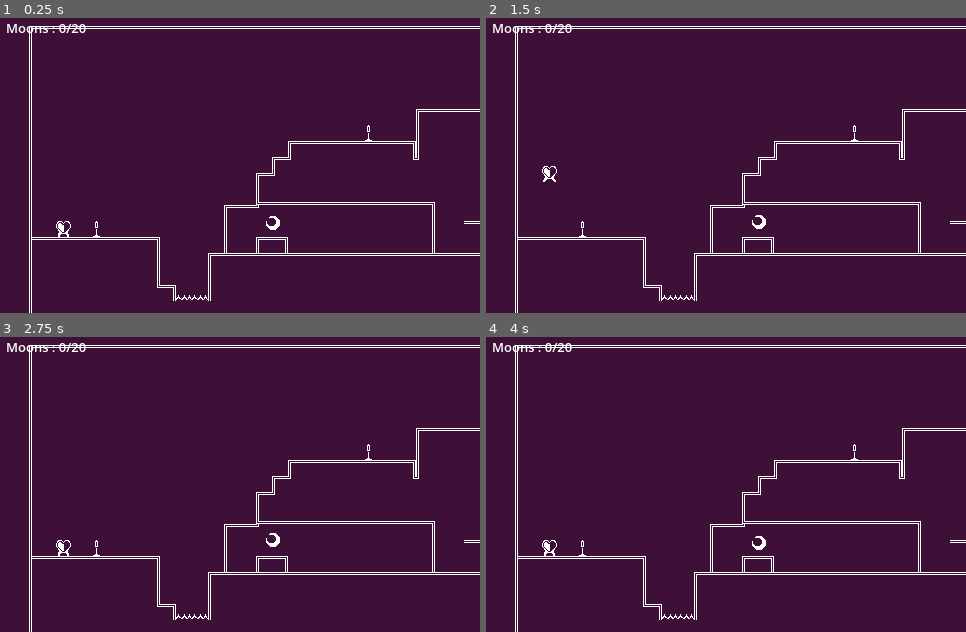
Above: before the commit, frames 1-4 (two rows, left to right).
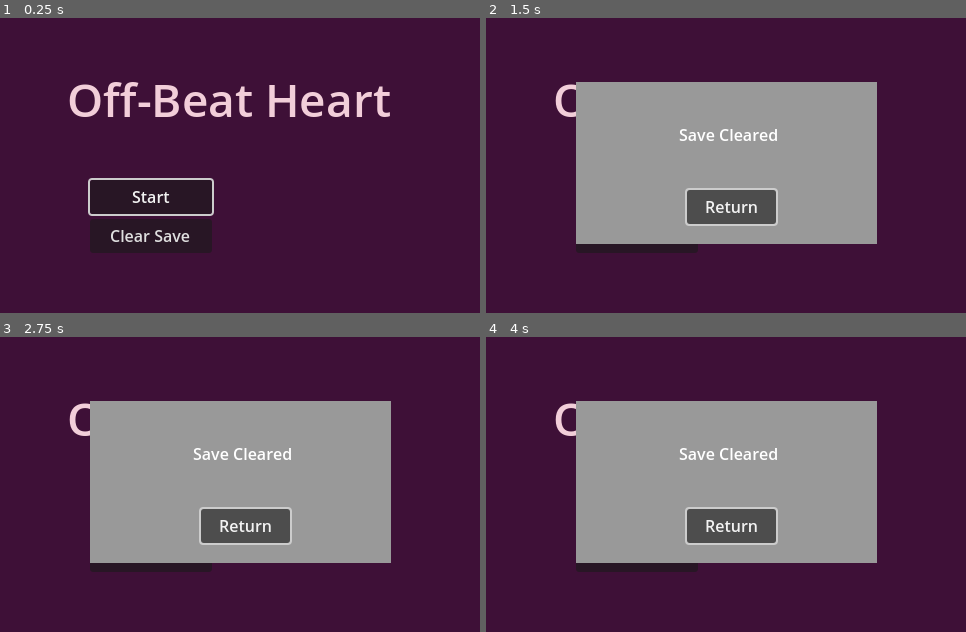
Above: after the commit, the same moments.

Repository: LeslieLlama/Offbeat-Heart
Game: Godot game, scene res://Scenes/MainMenu.tscn
The game is run twice, just before and just after one commit, with the same random seed, the same clock (stepped at 60 frames per second) and the same inputs. Before the commit the project starts from res://Scenes/map_01.tscn.
Inputs (mouse positions are in pixels of both pictures, inside the frame that each line leads up to):
- Up to frame 1 (0.25 s): no input
- Up to frame 2 (1.5 s): click (634, 236) at 0.5 s, where only the run after the commit has a clickable "Clear Save"; click (654, 186) at 1.25 s, where only the run after the commit has a clickable "Clear Save"
- Up to frame 3 (2.75 s): click (302, 505) at 2 s, where only the run after the commit has a clickable "Return"
- Up to frame 4 (4 s): click (634, 516) at 2.75 s, where only the run after the commit has a clickable "Start"; click (634, 516) at 3.5 s, where only the run after the commit has a clickable "Start"

The runs differ from the first frame. In frame 1, 7.1% of the frame differs, in the area x 1-100%, y 2-100%; in frame 2, 37%; in frame 3, 37%; in frame 4, 37%.

Commit message:
Main menu functions
Added functionality to the main menu and set it as the main scene to be loaded first.

Diff:
--- a/Scenes/MainMenu.tscn
+++ b/Scenes/MainMenu.tscn
@@ -1,14 +1,17 @@
-[gd_scene load_steps=2 format=3 uid="uid://bgf7ork6sg4bu"]
+[gd_scene load_steps=3 format=3 uid="uid://bgf7ork6sg4bu"]
 
-[ext_resource type="Script" uid="uid://drjna7861j5sq" path="res://Scripts/menu_button.gd" id="1_tt5f1"]
+[ext_resource type="Script" uid="uid://ccwjagrvjwmkg" path="res://Scripts/main_menu.gd" id="1_853f1"]
 
-[node name="Control" type="Control"]
+[sub_resource type="StyleBoxFlat" id="StyleBoxFlat_8saeu"]
+
+[node name="MainMenu" type="Control"]
 layout_mode = 3
 anchors_preset = 15
 anchor_right = 1.0
 anchor_bottom = 1.0
 grow_horizontal = 2
 grow_vertical = 2
+script = ExtResource("1_853f1")
 
 [node name="ColorRect" type="ColorRect" parent="."]
 layout_mode = 0
@@ -29,19 +32,103 @@
 horizontal_alignment = 1
 vertical_alignment = 1
 
-[node name="Button" type="Button" parent="."]
+[node name="StartButton" type="Button" parent="."]
 layout_mode = 0
 offset_left = 90.0
 offset_top = 167.0
 offset_right = 212.0
 offset_bottom = 201.0
 text = "Start"
-script = ExtResource("1_tt5f1")
 
-[node name="Button2" type="Button" parent="."]
+[node name="ClearSaveButton" type="Button" parent="."]
 layout_mode = 0
 offset_left = 90.0
 offset_top = 206.0
 offset_right = 212.0
 offset_bottom = 240.0
-text = "Options"
+text = "Clear Save"
+
+[node name="ClearSavePanel" type="Panel" parent="."]
+visible = false
+layout_mode = 1
+anchors_preset = 8
+anchor_left = 0.5
+anchor_top = 0.5
+anchor_right = 0.5
+anchor_bottom = 0.5
+offset_left = -150.5
+offset_top = -81.0
+offset_right = 150.5
+offset_bottom = 81.0
+grow_horizontal = 2
+grow_vertical = 2
+theme_override_styles/panel = SubResource("StyleBoxFlat_8saeu")
+
+[node name="Label" type="Label" parent="ClearSavePanel"]
+layout_mode = 1
+anchors_preset = 5
+anchor_left = 0.5
+anchor_right = 0.5
+offset_left = -52.5
+offset_right = 52.5
+offset_bottom = 23.0
+grow_horizontal = 2
+text = "Are you sure?"
+
+[node name="ClearSave" type="Button" parent="ClearSavePanel"]
+layout_mode = 0
+offset_left = 34.0
+offset_top = 87.0
+offset_right = 120.0
+offset_bottom = 121.0
+text = "Clear Save"
+
+[node name="Back" type="Button" parent="ClearSavePanel"]
+layout_mode = 0
+offset_left = 169.0
+offset_top = 87.0
+offset_right = 258.0
+offset_bottom = 121.0
+text = "Return"
+
+[node name="ClearedSavePanel" type="Panel" parent="ClearSavePanel"]
+visible = false
+layout_mode = 1
+anchors_preset = 8
+anchor_left = 0.5
+anchor_top = 0.5
+anchor_right = 0.5
+anchor_bottom = 0.5
+offset_left = -150.5
+offset_top = -81.0
+offset_right = 150.5
+offset_bottom = 81.0
+grow_horizontal = 2
+grow_vertical = 2
+theme_override_styles/panel = SubResource("StyleBoxFlat_8saeu")
+
+[node name="Label" type="Label" parent="ClearSavePanel/ClearedSavePanel"]
+layout_mode = 1
+anchors_preset = 5
+anchor_left = 0.5
+anchor_right = 0.5
+offset_left = -48.0
+offset_top = 41.0
+offset_right = 57.0
+offset_bottom = 64.0
+grow_horizontal = 2
+text = "Save Cleared"
+
+[node name="Back" type="Button" parent="ClearSavePanel/ClearedSavePanel"]
+layout_mode = 0
+offset_left = 110.5
+offset_top = 108.0
+offset_right = 199.5
+offset_bottom = 142.0
+text = "Return"
+
+[connection signal="pressed" from="StartButton" to="." method="_on_start_button_pressed"]
+[connection signal="pressed" from="ClearSaveButton" to="." method="_on_clear_save_button_pressed"]
+[connection signal="pressed" from="ClearSavePanel/ClearSave" to="." method="_on_clear_save_pressed"]
+[connection signal="pressed" from="ClearSavePanel/Back" to="." method="_on_back_pressed"]
+[connection signal="pressed" from="ClearSavePanel/ClearedSavePanel/Back" to="." method="_on_back_pressed"]
--- /dev/null
+++ b/Scripts/main_menu.gd
@@ -0,0 +1,24 @@
+extends Control
+
+
+func _ready() -> void:
+	$StartButton.grab_focus()
+
+func _on_start_button_pressed() -> void:
+	Signals.emit_signal("game_started")
+	get_tree().change_scene_to_file("res://Scenes/map_01.tscn")
+
+
+func _on_clear_save_button_pressed() -> void:
+	$ClearSavePanel.visible = true
+	$ClearSavePanel/Back.grab_focus()
+
+func _on_back_pressed() -> void:
+	$ClearSavePanel.visible = false
+	$ClearSavePanel/ClearedSavePanel.visible = false
+	$StartButton.grab_focus()
+
+func _on_clear_save_pressed() -> void:
+	SaveSystem.clear_save()
+	$ClearSavePanel/ClearedSavePanel.visible = true
+	$ClearSavePanel/ClearedSavePanel/Back.grab_focus()
--- a/Scripts/menu_button.gd
+++ /dev/null
@@ -1,4 +0,0 @@
-extends Button
-
-func _ready() -> void:
-	grab_focus()
--- a/autoload/Signals.gd
+++ b/autoload/Signals.gd
@@ -8,4 +8,5 @@
 signal new_room_entered(area2d : Area2D, roomname : String)
 signal room_exited(area2d : Area2D, roomname : String)
 
+signal game_started()
 signal game_loaded()
--- a/autoload/save_system.gd
+++ b/autoload/save_system.gd
@@ -7,6 +7,9 @@
 func _ready() -> void:
 	Signals.savepoint_activated.connect(set_current_savepoint_pos)
 	Signals.collectible_obtained.connect(_collectible_obtained)
+	Signals.game_started.connect(_game_started)
+
+func _game_started():
 	await get_tree().create_timer(0.01).timeout
 	load_game()
 
@@ -18,11 +21,15 @@
 	print(str("save point activated : ", current_save_position))
 	save_game()
 
+func clear_save():
+	current_save_position = Vector2(64,216)
+	collectibles_gained.clear()
+	save_game()
+
 func save():
 	var save_dict = {
 		"current_save_position" : [current_save_position.x, current_save_position.y],
-		"thingsCollected" : collectibles_gained,
-		"egress_powerup_aquired" : false
+		"thingsCollected" : collectibles_gained
 	}
 	return save_dict
 
--- a/project.godot
+++ b/project.godot
@@ -11,7 +11,7 @@
 [application]
 
 config/name="OffBeatHeart"
-run/main_scene="res://Scenes/map_01.tscn"
+run/main_scene="uid://bgf7ork6sg4bu"
 config/use_custom_user_dir=true
 config/custom_user_dir_name="Offbeat-Heart_Saves"
 config/features=PackedStringArray("4.4", "GL Compatibility")
Not shown, added: Scripts/main_menu.gd.uid
Not shown, removed: Scripts/menu_button.gd.uid
